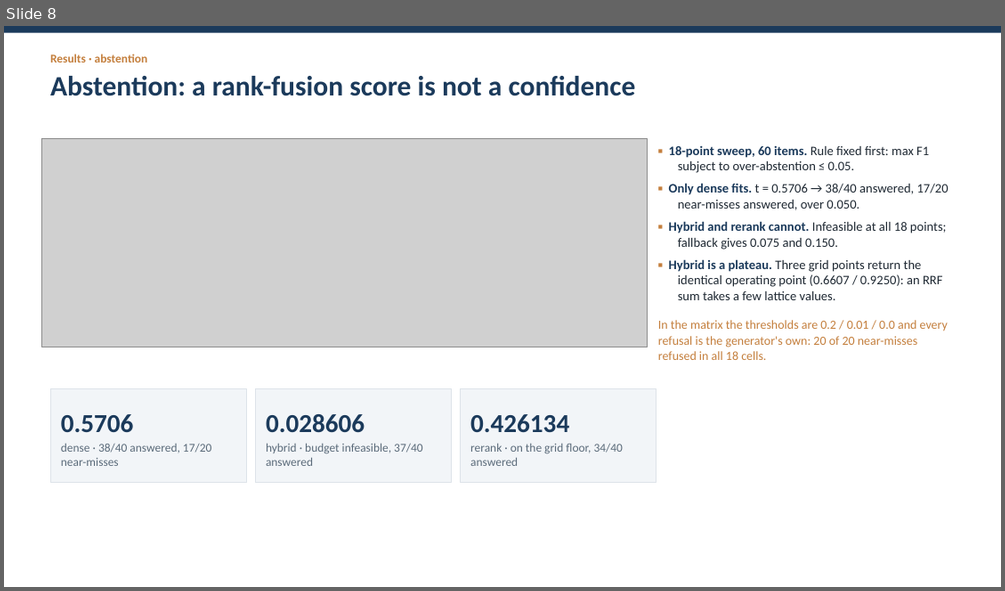
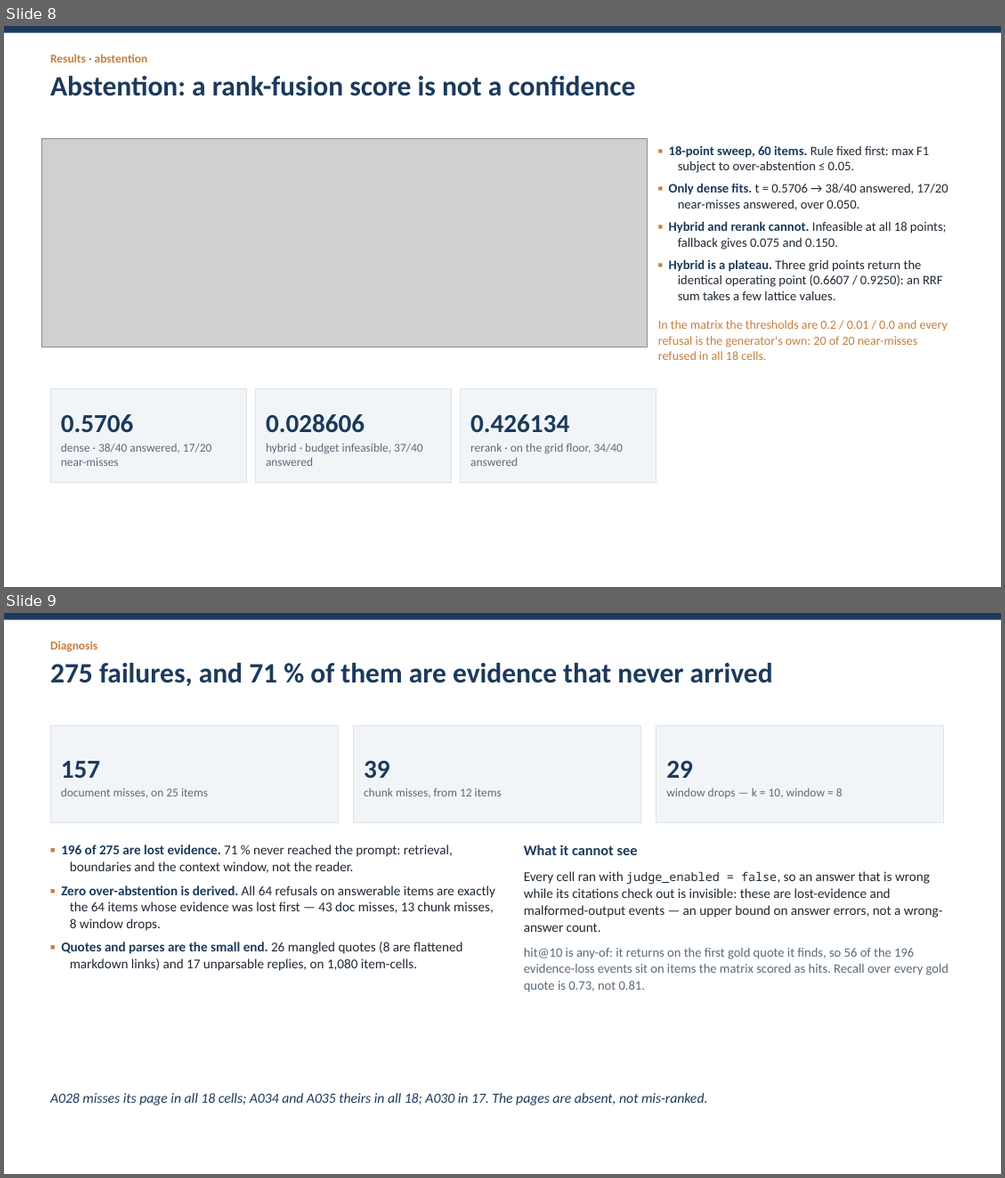
Before and after one commit to JHB11Hinson/cs5481-topic5-rag, a slide deck: reports/slides.pptx. Shown one above the other, each under a label of ours: slide 8 before the commit, slides 8 and 9 after it. The pictures are 1005x591 and 1005x1178 pixels, drawn with LibreOffice and Linux fonts; fonts in the diff are those of the drawing; grey boxes stand for pictures. Boxes give left, top, right and bottom in pixels: in the first picture for what was removed or moved away, otherwise in the second. Text is boxed around its words. In the diff, an @@ line names an element or a change of style, - is before the commit and + after.

Commit message:
report(ticket 17): final pass — three sweep curves, the eighteen-cell taxonomy, and the golden audit

```diff
--- a/reports/slides.pptx
+++ b/reports/slides.pptx
@@ slide 9 added at (4, 613, 1001, 1174), background #FFFFFF @@
@@ rectangle added at (4, 613, 1001, 620), fill #1B3A5B @@
@@ text added at (50, 641, 773, 686), 27 pt, text #1B3A5B, bold @@
+Diagnosis
+275 failures, and 71 % of them are evidence that never arrived
@@ rectangle added at (50, 725, 339, 822), fill #F2F5F8, outline #DDE3E9 0.75 pt, 11.5 pt, text #5B6B7A @@
+157
+document misses, on 25 items
@@ rectangle added at (353, 725, 641, 822), fill #F2F5F8, outline #DDE3E9 0.75 pt, 11.5 pt, text #5B6B7A @@
+39
+chunk misses, from 12 items
@@ rectangle added at (656, 725, 944, 822), fill #F2F5F8, outline #DDE3E9 0.75 pt, 11.5 pt, text #5B6B7A @@
+29
+window drops — k = 10, window = 8
@@ text added at (61, 844, 495, 971), 13 pt, text #1F2933 @@
+▪ 196 of 275 are lost evidence. 71 % never reached the prompt: retrieval, boundaries and the context window, not the reader.
+▪ Zero over-abstention is derived. All 64 refusals on answerable items are exactly the 64 items whose evidence was lost first — 43 doc misses, 13 chunk misses, 8 window drops.
+▪ Quotes and parses are the small end. 26 mangled quotes (8 are flattened markdown links) and 17 unparsable replies, on 1,080 item-cells.
@@ text added at (524, 844, 948, 992), 13 pt, text #1F2933 @@
+What it cannot see
+Every cell ran with judge_enabled = false, so an answer that is wrong while its citations check out is invisible: these are lost-evidence and malformed-output events — an upper bound on answer errors, not a wrong-answer count.
+hit@10 is any-of: it returns on the first gold quote it finds, so 56 of the 196 evidence-loss events sit on items the matrix scored as hits. Recall over every gold quote is 0.73, not 0.81.
@@ text added at (50, 1093, 707, 1105), 13.5 pt, text #1B3A5B, italic @@
+A028 misses its page in all 18 cells; A034 and A035 theirs in all 18; A030 in 17. The pages are absent, not mis-ranked.
```
Also in this commit, not shown: 3 slides changed, 1 other slide added, 1 slide removed, 20 other files.
